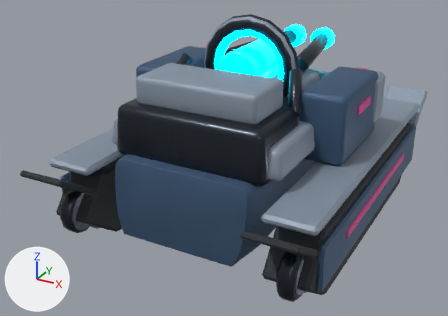
Two versions of the Blender file content/source-art/surge-arc-tank.blend, one commit apart.
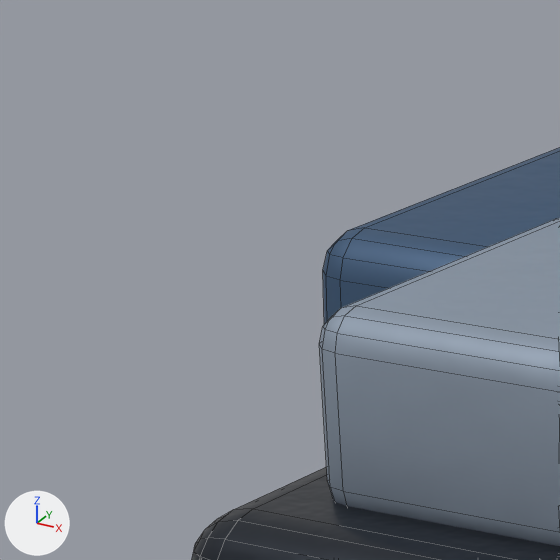
The first picture shows the older version from a 50 mm lens placed at (1.94, -4.03, 2.4), pointed at (-0.15, -0.23, 0.5). The close-ups show the older and then the newer version on the part from 20% to 38% of the width and 10% to 35% of the height of that picture. Only the edits that show in the close-ups are written down. The lights are fixed; the arrows at lower left show +X, +Y and +Z. The close-ups show mesh edges as thin lines.

The first close-up shows 'SurgeArcTankArmor_Capacitor_L', 'SurgeArcTankArmor_GeneratorCover', 'SurgeArcTankArmor_GeneratorPack'.
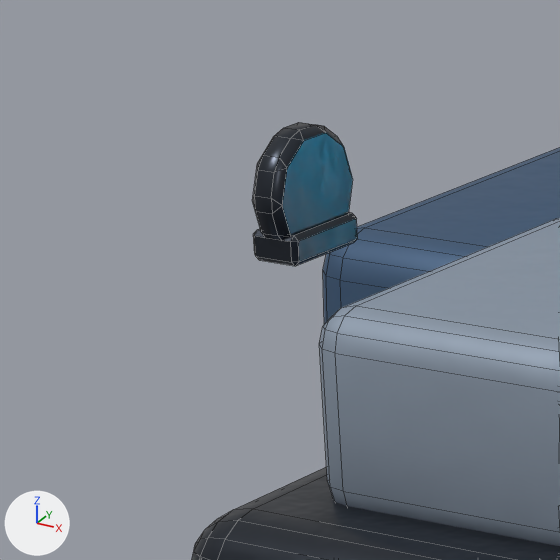
Pixel boxes (x1, y1, x2, y2) of what changed, in the close-ups (560 x 560 px):
'SurgeArcTankArmor_LiftingLug_3', added
    after: (252, 122, 353, 240)
'SurgeArcTankArmor_LugWeldPad_3', added
    after: (253, 212, 358, 266)

Edits to the bpy script that builds the scene:
```text
Add me_cube_059:
    me_cube_059.from_pydata(...)  # 24 vertices, 26 faces; spans x -0.0262..0.0262, y -0.052..0.052, z -0.015..0.015
    me_cube_059.materials.append(mat_surgearctank_gunmetal)
Add me_cylinder_077:
    me_cylinder_077.from_pydata(...)  # 60 vertices, 62 faces; spans x -0.0175..0.0175, y -0.0625..0.0625, z -0.0618..0.0618
    me_cylinder_077.materials.append(mat_surgearctank_gunmetal)
Add ob_surgearctankarmor_lugweldpad_3:
    ob_surgearctankarmor_lugweldpad_3 = bpy.data.objects.new('SurgeArcTankArmor_LugWeldPad_3', me_cube_059)
    ob_surgearctankarmor_lugweldpad_3.location = (-0.62, -0.66, 1.264)
Add ob_surgearctankarmor_liftinglug_3:
    ob_surgearctankarmor_liftinglug_3 = bpy.data.objects.new('SurgeArcTankArmor_LiftingLug_3', me_cylinder_077)
    ob_surgearctankarmor_liftinglug_3.location = (-0.62, -0.66, 1.31)
```
